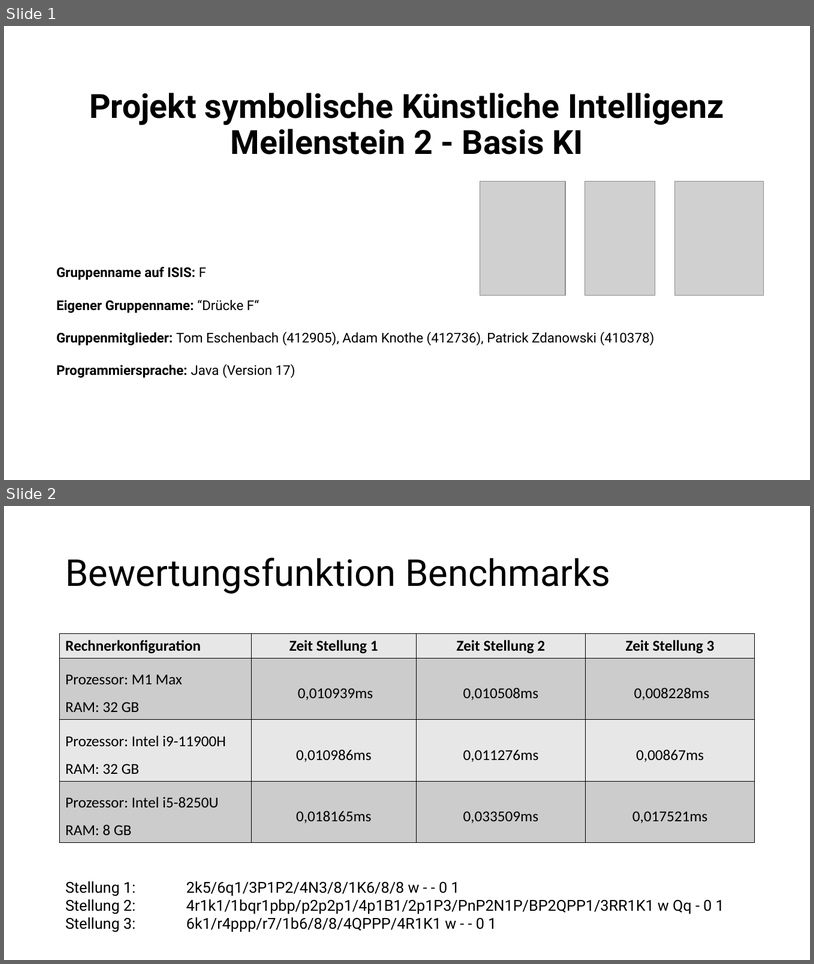
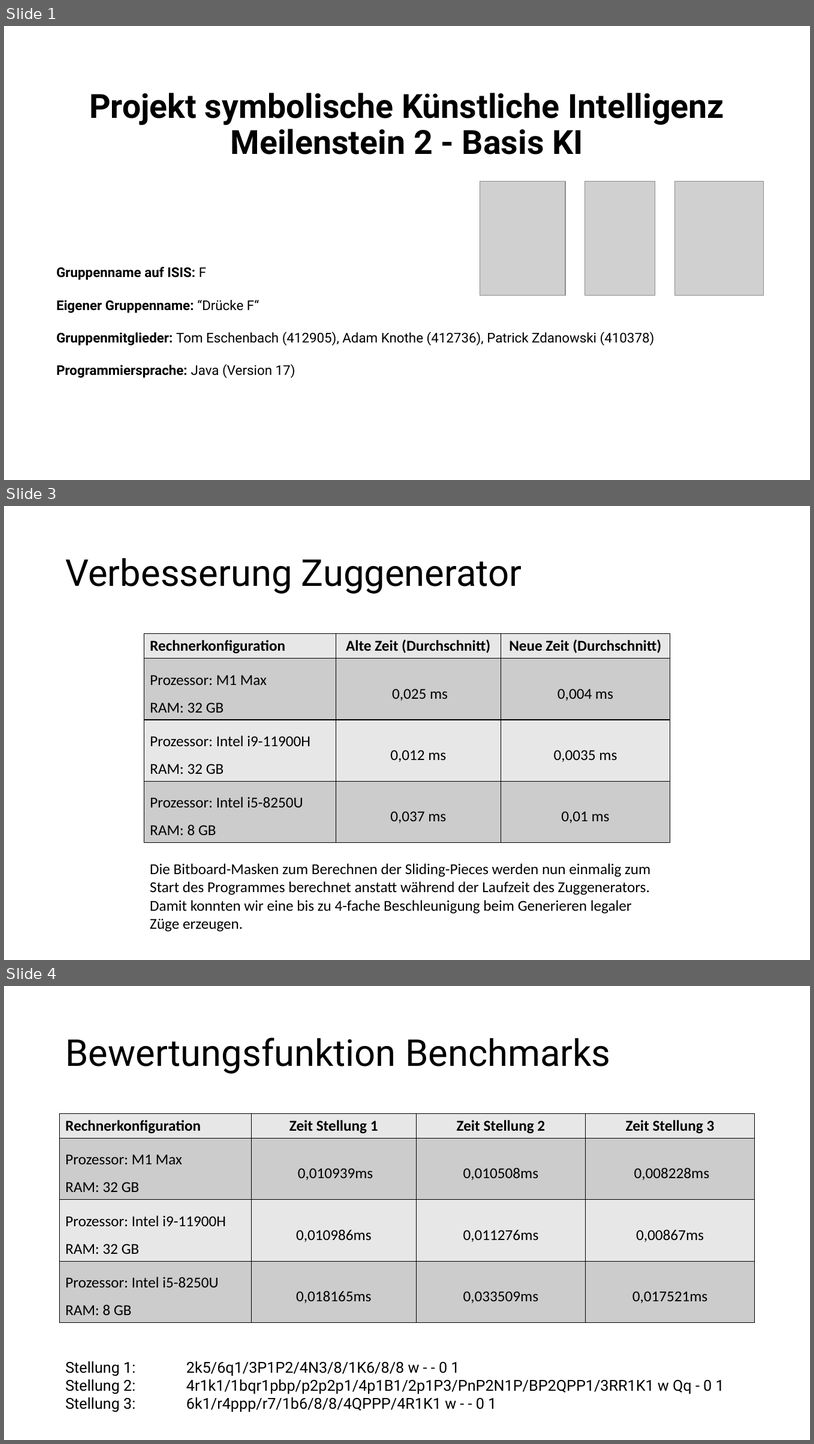
Before and after one commit to patrickzda/chess_engine, a slide deck: PJ_KI_MST2.pptx. Shown one above the other, each under a label of ours: slides 1 and 2 before the commit, slides 1, 3 and 4 after it; the slides between them are not shown. The pictures are 814x964 and 814x1444 pixels, drawn with LibreOffice and Linux fonts; fonts in the diff are those of the drawing; grey boxes stand for pictures. Boxes give left, top, right and bottom in pixels: in the first picture for what was removed or moved away, otherwise in the second. Text is boxed around its words. In the diff, an @@ line names an element or a change of style, - is before the commit and + after.

```diff
--- a/PJ_KI_MST2.pptx
+++ b/PJ_KI_MST2.pptx
@@ slide 3 added at bbox=[4, 506, 810, 960], background #FFFFFF @@
@@ title added at bbox=[65, 558, 522, 594], 44 pt, text #000000 @@
+Verbesserung Zuggenerator
@@ table added at bbox=[144, 634, 670, 837], 4 rows, 3 columns @@
+Rechnerkonfiguration | Alte Zeit (Durchschnitt) | Neue Zeit (Durchschnitt)
+Prozessor: M1 Max / RAM: 32 GB | 0,025 ms | 0,004 ms
+Prozessor: Intel i9-11900H / RAM: 32 GB | 0,012 ms | 0,0035 ms
+Prozessor: Intel i5-8250U / RAM: 8 GB | 0,037 ms | 0,01 ms
@@ text added at bbox=[150, 863, 651, 931], 18 pt, text #000000 @@
+Die Bitboard-Masken zum Berechnen der Sliding-Pieces werden nun einmalig zum Start des Programmes berechnet anstatt während der Laufzeit des Zuggenerators.
+Damit konnten wir eine bis zu 4-fache Beschleunigung beim Generieren legaler Züge erzeugen.
@@ what was slide 2 is now slide 4 @@
```
Also in this commit, not shown: 4 slides changed, 1 other slide added, 4 other files.
